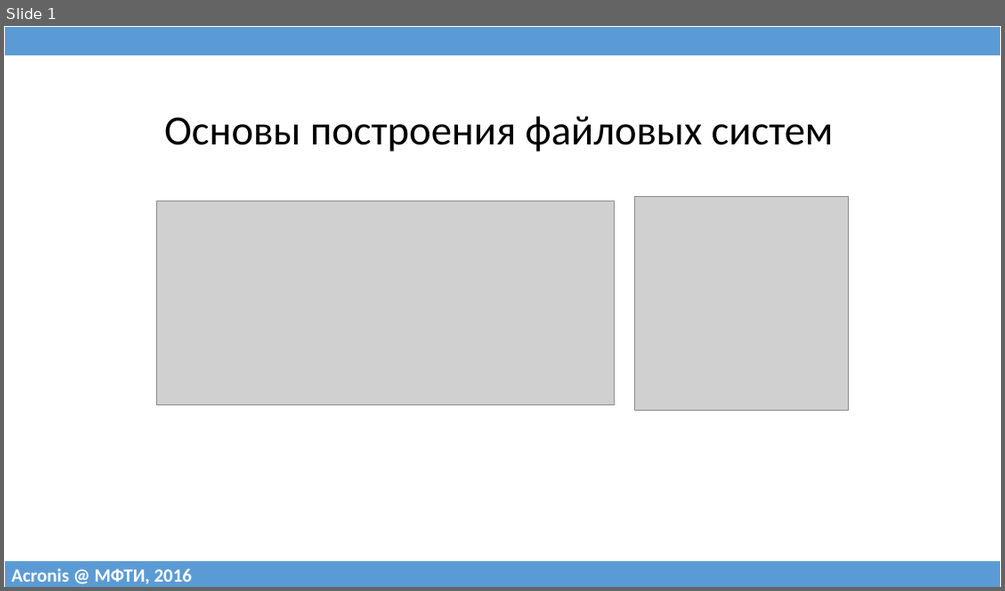
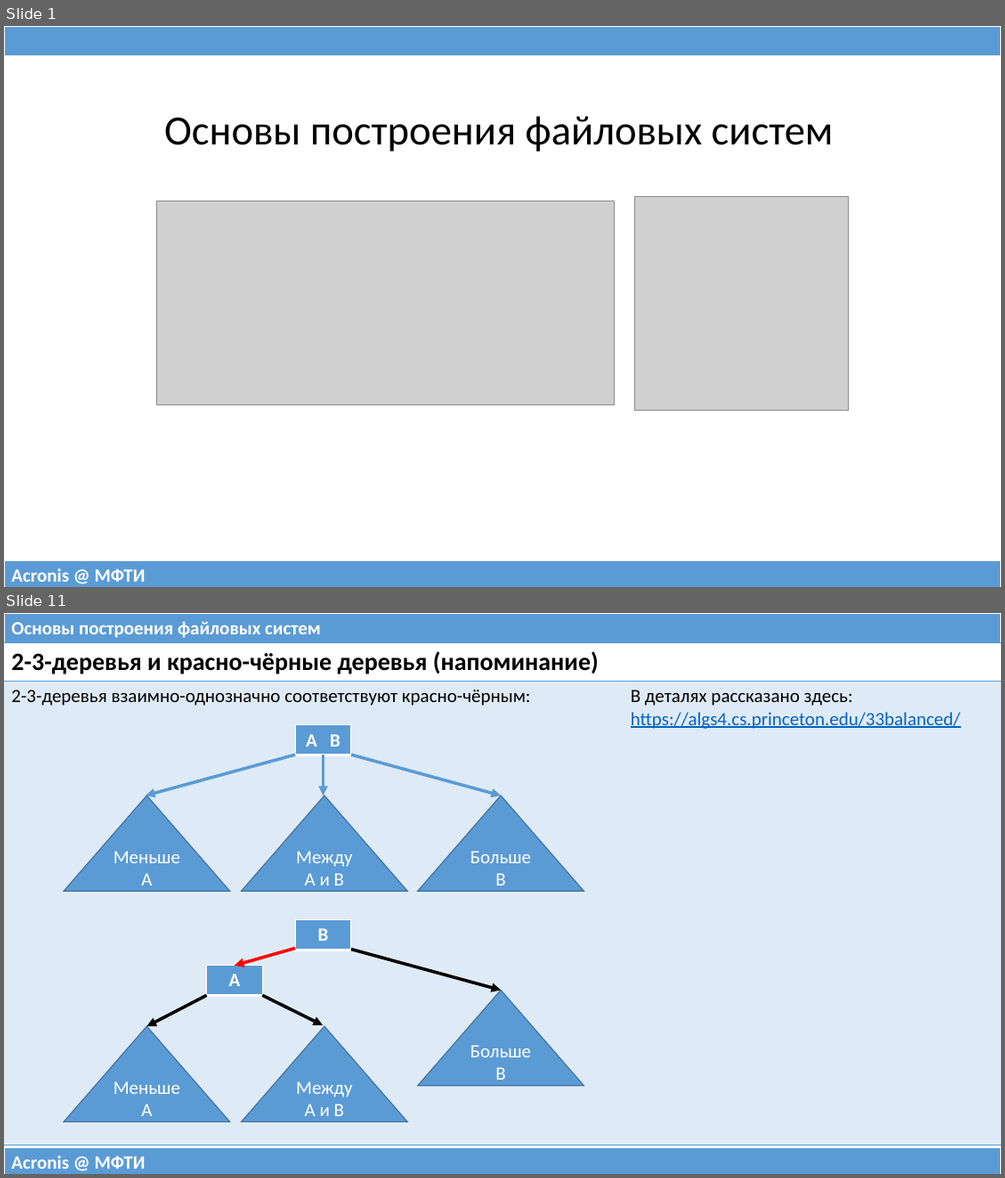
Before and after one commit to 75cc8545e7b021ed280ed0ef99fc7fc4/filesystems-101, a slide deck: talks/src/class06.pptx. Shown one above the other, each under a label of ours: slide 1 before the commit, slides 1 and 11 after it; the slides between them are not shown. The pictures are 1005x591 and 1005x1178 pixels, drawn with LibreOffice and Linux fonts; fonts in the diff are those of the drawing; grey boxes stand for pictures. Boxes give left, top, right and bottom in pixels: in the first picture for what was removed or moved away, otherwise in the second. Text is boxed around its words. In the diff, an @@ line names an element or a change of style, - is before the commit and + after.

```diff
--- a/talks/src/class06.pptx
+++ b/talks/src/class06.pptx
@@ slide 11 added at [4,613,1001,1174], background #FFFFFF @@
@@ table added at [4,613,1001,643], 1 rows, 1 columns @@
+Основы построения файловых систем
@@ table added at [4,643,1001,1136], 2 rows, 2 columns @@
+2-3-деревья и красно-чёрные деревья (напоминание) | 
+2-3-деревья взаимно-однозначно соответствуют красно-чёрным: | В деталях рассказано здесь: https://algs4.cs.princeton.edu/33balanced/
@@ table added at [296,725,352,755], 1 rows, 1 columns @@
+A B
@@ arrow added from (296, 755) to (146, 795), #5B9BD5 3 pt @@
@@ arrow added from (324, 755) to (324, 795), #5B9BD5 3 pt @@
@@ arrow added from (351, 755) to (501, 795), #5B9BD5 3 pt @@
@@ triangle added at [64,795,230,892], fill #5B9BD5, outline #43739E 1 pt, 18 pt, text #FFFFFF @@
+Меньше A
@@ triangle added at [241,795,407,892], fill #5B9BD5, outline #43739E 1 pt, 18 pt, text #FFFFFF @@
+Между A и B
@@ triangle added at [418,795,583,892], fill #5B9BD5, outline #43739E 1 pt, 18 pt, text #FFFFFF @@
+БольшеB
@@ table added at [296,919,352,949], 1 rows, 1 columns @@
+B
@@ arrow added from (296, 948) to (235, 965), #FF0000 3 pt @@
@@ arrow added from (351, 949) to (501, 989), #000000 3 pt @@
@@ table added at [207,965,263,995], 1 rows, 1 columns @@
+A
@@ arrow added from (207, 995) to (146, 1027), #000000 3 pt @@
@@ arrow added from (263, 995) to (323, 1025), #000000 3 pt @@
@@ triangle added at [418,989,583,1086], fill #5B9BD5, outline #43739E 1 pt, 18 pt, text #FFFFFF @@
+БольшеB
@@ triangle added at [64,1027,230,1122], fill #5B9BD5, outline #43739E 1 pt, 18 pt, text #FFFFFF @@
+Меньше A
@@ triangle added at [241,1027,407,1122], fill #5B9BD5, outline #43739E 1 pt, 18 pt, text #FFFFFF @@
+Между A и B
@@ table added at [4,1147,1001,1174], 1 rows, 1 columns @@
+Acronis @ МФТИ
@@ slide 1 changed as well @@
@@ table at [4,560,1001,587] @@
-row 1, column 1: Acronis @ МФТИ, 2016
+row 1, column 1: Acronis @ МФТИ
```
Also in this commit, not shown: 8 other slides changed, 13 other slides added, 4 slides removed, 1 other file.
